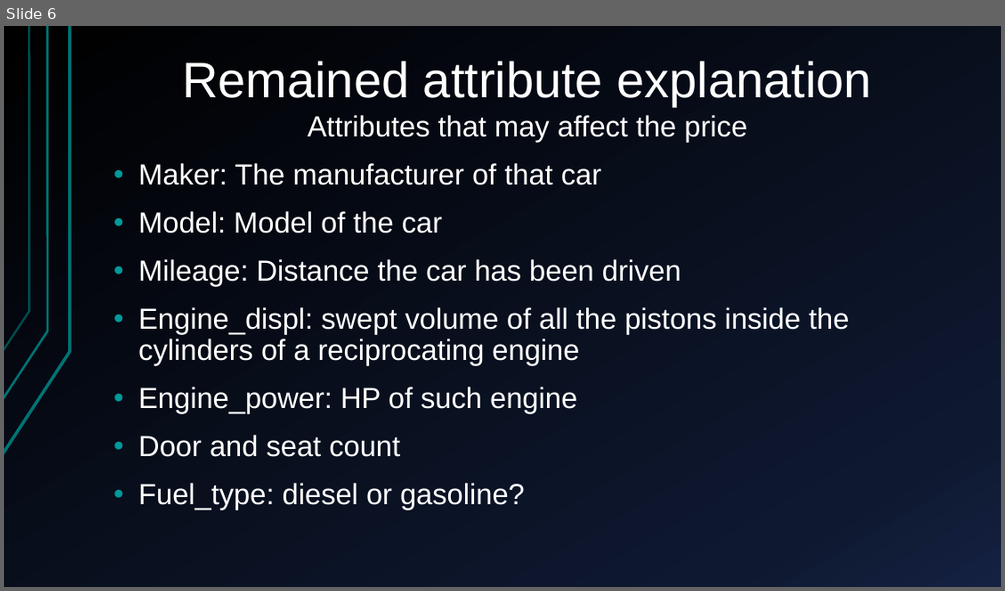
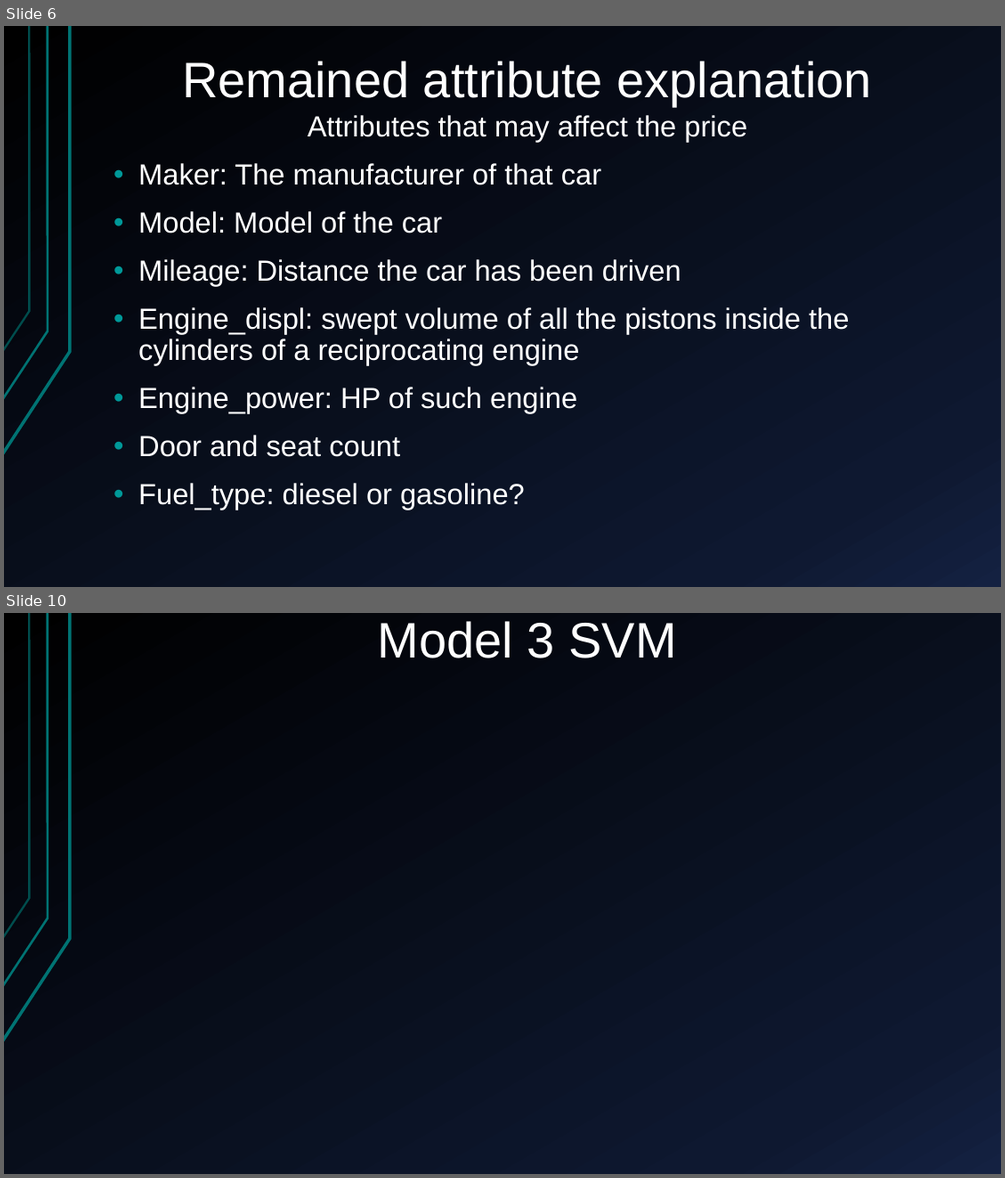
Before and after one commit to Alfons0329/Machine_Learning_Fall_2017, a slide deck: Final_proj/Presentation.pptx. Shown one above the other, each under a label of ours: slide 6 before the commit, slides 6 and 10 after it; the slides between them are not shown. The pictures are 1005x591 and 1005x1178 pixels, drawn with LibreOffice and Linux fonts; fonts in the diff are those of the drawing. Boxes give left, top, right and bottom in pixels: in the first picture for what was removed or moved away, otherwise in the second. Text is boxed around its words. In the diff, an @@ line names an element or a change of style, - is before the commit and + after.

```diff
--- a/Final_proj/Presentation.pptx
+++ b/Final_proj/Presentation.pptx
@@ slide 10 added at [4,613,1001,1174], background gradient #000000 to #0F1931 to #142242; not listed: 3 template elements that a slide beside it also shows @@
@@ title added at [378,621,677,658], 48 pt, text #FFFFFF @@
+Model 3 SVM
```
Also in this commit, not shown: 2 slides changed, 3 other slides added, 9 slides removed.
